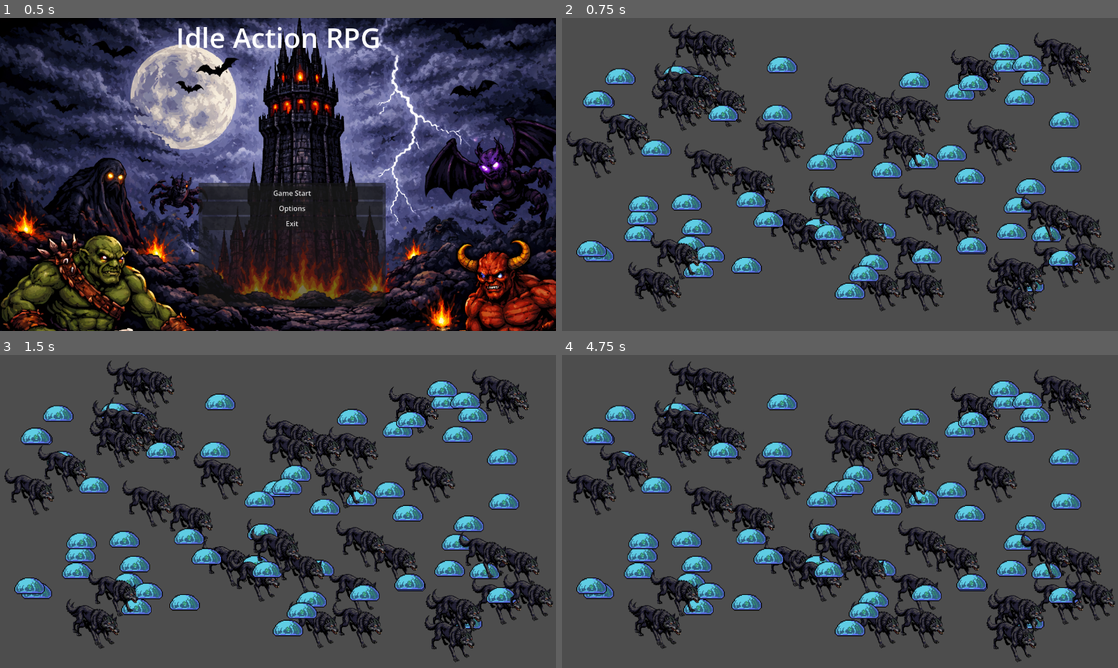
Above: before the commit, frames 1-4 (two rows, left to right).
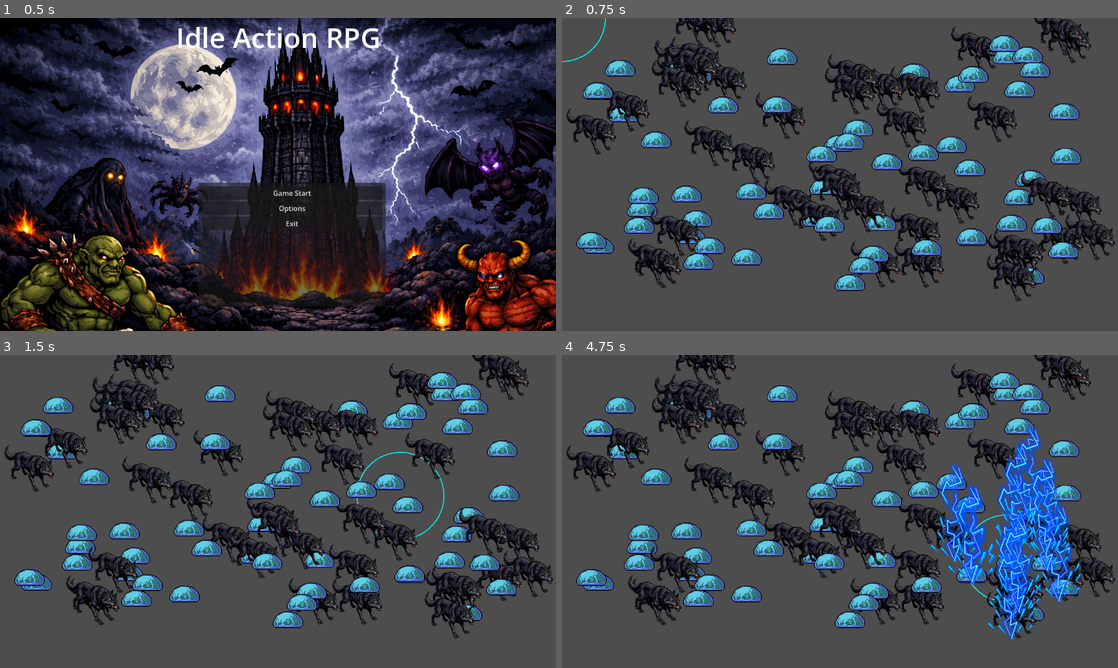
Above: after the commit, the same moments.

Repository: Chopstick83/godot_idle_arpg
Game: Godot game, scene res://mainmenu.tscn
Two runs of this game, one before a commit and one after it. Both use one fixed random seed, a clock stepped at 60 frames per second and the inputs below.
Inputs (mouse positions are in pixels of both pictures, inside the frame that each line leads up to):
- Up to frame 1 (0.5 s): no input
- Up to frame 2 (0.75 s): click "Game Start" at 0.5 s
- Up to frame 3 (1.5 s): tap Enter at 1.25 s; move the mouse to (400, 495) at 1.27 s
- Up to frame 4 (4.75 s): move the mouse to (728, 527) at 2.02 s; move the mouse to (895, 442) at 2.77 s; move the mouse to (812, 574) at 3.52 s; move the mouse to (1006, 558) at 4.27 s

Frame 1 is identical in both runs. In frame 2, 38% of the frame differs, in the area x 0-100%, y 0-99%; in frame 3, 38%; in frame 4, 42%.

Commit message:
feat: 마우스 마법 시전 구현, 애니메이션 반복 재생 오류 수정, 이미지 정렬 수정

Diff:
--- a/Enemy/slime.tscn
+++ b/Enemy/slime.tscn
@@ -3,10 +3,20 @@
 [ext_resource type="Script" uid="uid://do1wqdb7wrj3l" path="res://Enemy/enemy.gd" id="1_6ksop"]
 [ext_resource type="Texture2D" uid="uid://cwcbp8x0fkkg7" path="res://Enemy/32c_monsters_128x128.png" id="1_abhn7"]
 
+[sub_resource type="RectangleShape2D" id="RectangleShape2D_6ksop"]
+size = Vector2(70, 38)
+
 [node name="Slime" type="Node2D" unique_id=1357652553]
 script = ExtResource("1_6ksop")
 
 [node name="Sprite2D" type="Sprite2D" parent="." unique_id=1618503000]
+position = Vector2(0, -19)
 texture = ExtResource("1_abhn7")
 region_enabled = true
 region_rect = Rect2(799, 1114, 70, 38)
+
+[node name="Area2D" type="Area2D" parent="." unique_id=1089835394]
+
+[node name="CollisionShape2D" type="CollisionShape2D" parent="Area2D" unique_id=1290180496]
+position = Vector2(0, -19)
+shape = SubResource("RectangleShape2D_6ksop")
--- a/Enemy/wolf.tscn
+++ b/Enemy/wolf.tscn
@@ -3,10 +3,20 @@
 [ext_resource type="Script" uid="uid://do1wqdb7wrj3l" path="res://Enemy/enemy.gd" id="1_dvde6"]
 [ext_resource type="Texture2D" uid="uid://cwcbp8x0fkkg7" path="res://Enemy/32c_monsters_128x128.png" id="2_p67tn"]
 
+[sub_resource type="RectangleShape2D" id="RectangleShape2D_dvde6"]
+size = Vector2(116, 108)
+
 [node name="Wolf" type="Node2D" unique_id=1357652553]
 script = ExtResource("1_dvde6")
 
 [node name="Sprite2D" type="Sprite2D" parent="." unique_id=1618503000]
+position = Vector2(0, -54)
 texture = ExtResource("2_p67tn")
 region_enabled = true
 region_rect = Rect2(903, 1172, 115, 108)
+
+[node name="Area2D" type="Area2D" parent="." unique_id=80206631]
+
+[node name="CollisionShape2D" type="CollisionShape2D" parent="Area2D" unique_id=852806467]
+position = Vector2(0, -54)
+shape = SubResource("RectangleShape2D_dvde6")
--- /dev/null
+++ b/Vfx/Thunder/thunder.gd
@@ -0,0 +1,6 @@
+extends AnimatedSprite2D # 또는 Node2D 등
+
+func _ready():
+	sprite_frames.set_animation_loop("default", false)
+	animation_finished.connect(queue_free)
+	play("default") # 애니메이션 재생 시작
--- /dev/null
+++ b/Vfx/Thunder/thunder.tscn
@@ -0,0 +1,52 @@
+[gd_scene format=3 uid="uid://tq0ge43dhgda"]
+
+[ext_resource type="Script" uid="uid://cr6oaaepu3vx1" path="res://Vfx/Thunder/thunder.gd" id="1_nundx"]
+[ext_resource type="Texture2D" uid="uid://cbdllpmwv25ul" path="res://Vfx/Thunder/Thunder.png" id="1_y6r5b"]
+
+[sub_resource type="AtlasTexture" id="AtlasTexture_nundx"]
+atlas = ExtResource("1_y6r5b")
+region = Rect2(0, 0, 128, 256)
+
+[sub_resource type="AtlasTexture" id="AtlasTexture_ek8lt"]
+atlas = ExtResource("1_y6r5b")
+region = Rect2(128, 0, 128, 256)
+
+[sub_resource type="AtlasTexture" id="AtlasTexture_ikvuv"]
+atlas = ExtResource("1_y6r5b")
+region = Rect2(256, 0, 128, 256)
+
+[sub_resource type="AtlasTexture" id="AtlasTexture_xnopk"]
+atlas = ExtResource("1_y6r5b")
+region = Rect2(384, 0, 128, 256)
+
+[sub_resource type="AtlasTexture" id="AtlasTexture_nmvt5"]
+atlas = ExtResource("1_y6r5b")
+region = Rect2(512, 0, 128, 256)
+
+[sub_resource type="SpriteFrames" id="SpriteFrames_edvjq"]
+animations = [{
+"frames": [{
+"duration": 1.0,
+"texture": SubResource("AtlasTexture_nundx")
+}, {
+"duration": 1.0,
+"texture": SubResource("AtlasTexture_ek8lt")
+}, {
+"duration": 1.0,
+"texture": SubResource("AtlasTexture_ikvuv")
+}, {
+"duration": 1.0,
+"texture": SubResource("AtlasTexture_xnopk")
+}, {
+"duration": 1.0,
+"texture": SubResource("AtlasTexture_nmvt5")
+}],
+"loop": false,
+"name": &"default",
+"speed": 15.0
+}]
+
+[node name="thunder" type="AnimatedSprite2D" unique_id=1971928662]
+sprite_frames = SubResource("SpriteFrames_edvjq")
+frame_progress = 0.5204692
+script = ExtResource("1_nundx")
--- a/main.gd
+++ b/main.gd
@@ -1,4 +1,8 @@
 extends Node2D
+
+@onready var timer: Timer = $Timer
+@onready var area_2d: Area2D = $Area2D
+@onready var collision_shape_2d: CollisionShape2D = $Area2D/CollisionShape2D
 
 var slime_resource = preload("res://Enemy/slime.tscn")
 var wolf_resource = preload("res://Enemy/wolf.tscn")
@@ -7,12 +11,61 @@
 	slime_resource, wolf_resource
 ]
 
-# Called when the node enters the scene tree for the first time.
+@export var lightning_effect_scene: PackedScene # 인스펙터에서 번개 이펙트 씬 할당
+
+var enemies_in_area: Array[Node2D] = []
+var is_mouse_hovering: bool = false
+const mouse_radius = 100
+var current_mouse_pos: Vector2
+
+# Debug
+func _draw() -> void:
+	draw_circle(current_mouse_pos, mouse_radius, Color.AQUA, false, 2)
+
+func _process(delta: float) -> void:
+	queue_redraw()
+
+func _physics_process(delta: float) -> void:
+	area_2d.global_position = current_mouse_pos
+
 func _ready() -> void:
 	var num_enemies = 100
+	collision_shape_2d.shape.radius = mouse_radius
 
 	var viewport_size = get_viewport_rect().size
 	for i in range(num_enemies):
-		var instance = stage_resource.pick_random().instantiate()
-		instance.position = Vector2(randf_range(64, viewport_size.x - 64), randf_range(64, viewport_size.y - 64))
-		add_child(instance)
+		var enemy_instance = stage_resource.pick_random().instantiate()
+		enemy_instance.position = Vector2(randf_range(64, viewport_size.x - 64), randf_range(64, viewport_size.y - 64))
+		add_child(enemy_instance)
+
+func _unhandled_input(event: InputEvent) -> void:
+	if event is InputEventMouseMotion:
+		current_mouse_pos = get_global_mouse_position()
+
+func _on_timer_timeout() -> void:
+	strike_enemies()
+
+func strike_enemies() -> void:
+	for enemy in enemies_in_area:
+		# 적이 도중에 삭제되었을(죽었을) 경우를 대비한 안전 장치
+		if not is_instance_valid(enemy):
+			continue
+
+		var effect = lightning_effect_scene.instantiate()
+
+		# 이펙트를 씬 트리에 추가 (적의 자식으로 넣으면 적이 죽을 때 이펙트도 같이 사라지므로, 보통은 현재 씬(최상위)에 추가)
+		get_tree().current_scene.add_child(effect)
+
+		# 이펙트의 위치를 적의 위치로 설정
+		effect.global_position = enemy.global_position
+		effect.global_position.y -= 112 # 발 아래쪽 정렬
+
+
+func _on_area_2d_area_entered(area: Area2D) -> void:
+	if not enemies_in_area.has(area):
+		enemies_in_area.append(area)
+
+
+func _on_area_2d_area_exited(area: Area2D) -> void:
+	if enemies_in_area.has(area):
+		enemies_in_area.erase(area)
--- a/main.tscn
+++ b/main.tscn
@@ -1,6 +1,82 @@
 [gd_scene format=3 uid="uid://cd1gwb0mqh2jo"]
 
 [ext_resource type="Script" uid="uid://c0ug11ao6ehdm" path="res://main.gd" id="1_ig7tw"]
+[ext_resource type="Texture2D" uid="uid://cbdllpmwv25ul" path="res://Vfx/Thunder/Thunder.png" id="2_h2yge"]
+[ext_resource type="Script" uid="uid://cr6oaaepu3vx1" path="res://Vfx/Thunder/thunder.gd" id="3_1bvp3"]
+
+[sub_resource type="AtlasTexture" id="AtlasTexture_nundx"]
+atlas = ExtResource("2_h2yge")
+region = Rect2(0, 0, 128, 256)
+
+[sub_resource type="AtlasTexture" id="AtlasTexture_ek8lt"]
+atlas = ExtResource("2_h2yge")
+region = Rect2(128, 0, 128, 256)
+
+[sub_resource type="AtlasTexture" id="AtlasTexture_ikvuv"]
+atlas = ExtResource("2_h2yge")
+region = Rect2(256, 0, 128, 256)
+
+[sub_resource type="AtlasTexture" id="AtlasTexture_xnopk"]
+atlas = ExtResource("2_h2yge")
+region = Rect2(384, 0, 128, 256)
+
+[sub_resource type="AtlasTexture" id="AtlasTexture_nmvt5"]
+atlas = ExtResource("2_h2yge")
+region = Rect2(512, 0, 128, 256)
+
+[sub_resource type="SpriteFrames" id="SpriteFrames_edvjq"]
+animations = [{
+"frames": [{
+"duration": 1.0,
+"texture": SubResource("AtlasTexture_nundx")
+}, {
+"duration": 1.0,
+"texture": SubResource("AtlasTexture_ek8lt")
+}, {
+"duration": 1.0,
+"texture": SubResource("AtlasTexture_ikvuv")
+}, {
+"duration": 1.0,
+"texture": SubResource("AtlasTexture_xnopk")
+}, {
+"duration": 1.0,
+"texture": SubResource("AtlasTexture_nmvt5")
+}],
+"loop": true,
+"name": &"default",
+"speed": 15.0
+}]
+
+[sub_resource type="PackedScene" id="PackedScene_lquwl"]
+_bundled = {
+"conn_count": 0,
+"conns": PackedInt32Array(),
+"editable_instances": [],
+"id_paths": [],
+"names": PackedStringArray("Thunder", "Node2D", "AnimatedSprite2D", "sprite_frames", "frame_progress", "script"),
+"node_count": 2,
+"node_ids": PackedInt32Array(19877174, 254925430),
+"node_paths": [],
+"nodes": PackedInt32Array(-1, -1, 1, 0, -1, 0, 0, 0, 0, 2, 2, -1, 3, 3, 0, 4, 1, 5, 2, 0),
+"variants": [SubResource("SpriteFrames_edvjq"), 0.5204692, ExtResource("3_1bvp3")],
+"version": 3
+}
+
+[sub_resource type="CircleShape2D" id="CircleShape2D_0xm2m"]
 
 [node name="Main" type="Node2D" unique_id=2095724335]
 script = ExtResource("1_ig7tw")
+lightning_effect_scene = SubResource("PackedScene_lquwl")
+
+[node name="Area2D" type="Area2D" parent="." unique_id=1743235871]
+
+[node name="CollisionShape2D" type="CollisionShape2D" parent="Area2D" unique_id=1900017044]
+shape = SubResource("CircleShape2D_0xm2m")
+
+[node name="Timer" type="Timer" parent="." unique_id=869664556]
+wait_time = 0.5
+autostart = true
+
+[connection signal="area_entered" from="Area2D" to="." method="_on_area_2d_area_entered"]
+[connection signal="area_exited" from="Area2D" to="." method="_on_area_2d_area_exited"]
+[connection signal="timeout" from="Timer" to="." method="_on_timer_timeout"]
Binary file added: Vfx/Thunder/Thunder.png
Not shown, added: Vfx/Thunder/Thunder.png.import
Not shown, added: Vfx/Thunder/thunder.gd.uid
